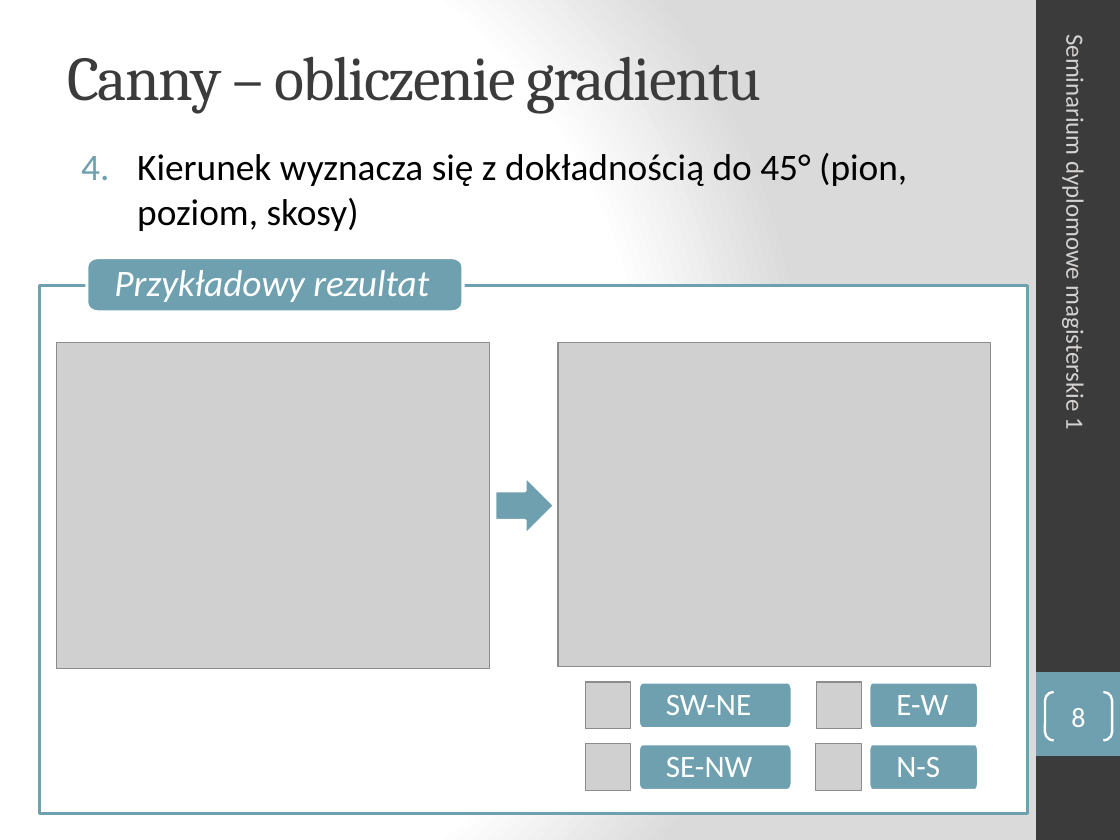
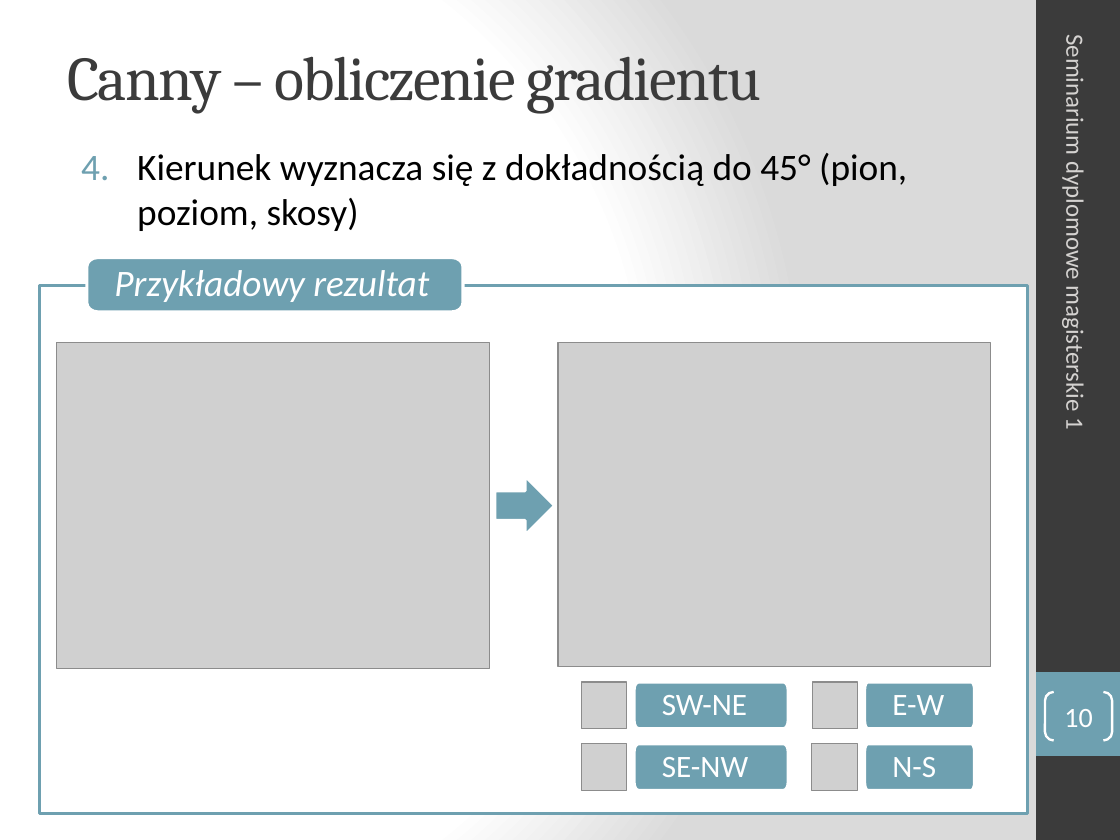
Before and after one commit to turekj/msc, a slide deck: slide 10 of Placeholder/seminar1/prezentacja/sdm1_Aniserowicz_Michal.pptx (slide 8 before the commit). Drawn at 1120x840 pixels with LibreOffice and Linux fonts; fonts in the diff are those of the drawing; grey boxes stand for pictures. Boxes give left, top, right and bottom in pixels: in the first picture for what was removed or moved away, otherwise in the second. Text is boxed around its words. In the diff, an @@ line names an element or a change of style, - is before the commit and + after.

```diff
--- a/Placeholder/seminar1/prezentacja/sdm1_Aniserowicz_Michal.pptx
+++ b/Placeholder/seminar1/prezentacja/sdm1_Aniserowicz_Michal.pptx
@@ page number at (1064, 709, 1092, 727): text changed @@
-8
+10
@@ 4 freeform shapes, 3 pictures: place and size @@
-4 freeform shapes, 3 pictures at (586, 682, 979, 791)
+4 freeform shapes, 3 pictures at (581, 682, 974, 791)
```
Also in this commit, not shown: 1 other slide changed, 2 slides added, 7 other files.
